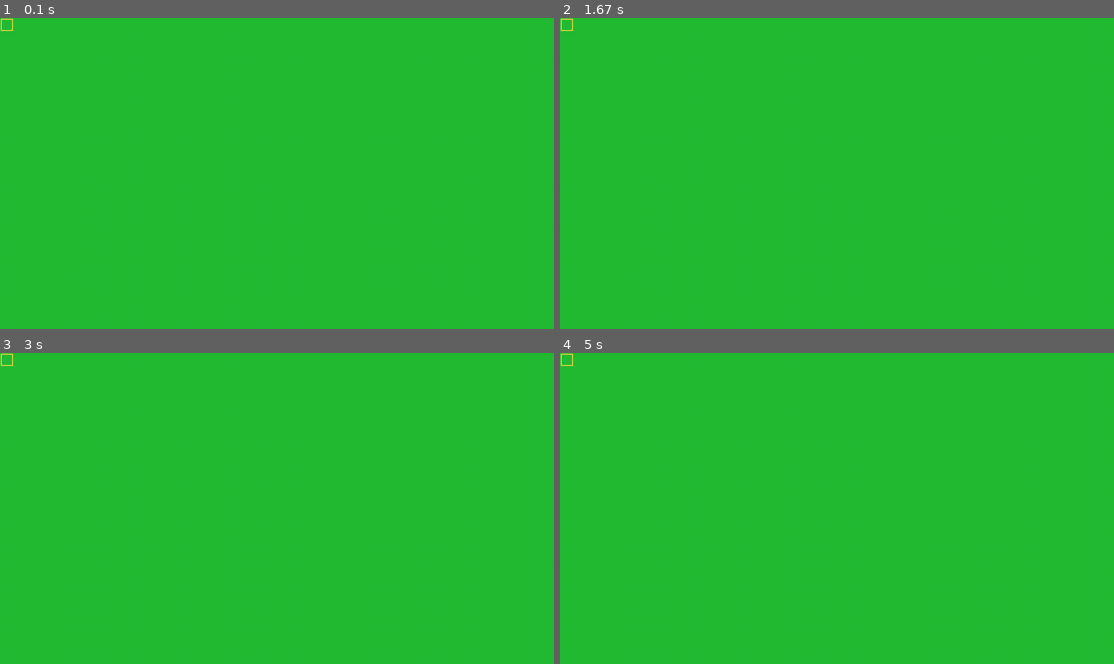
Above: before the commit, frames 1-4 (two rows, left to right).
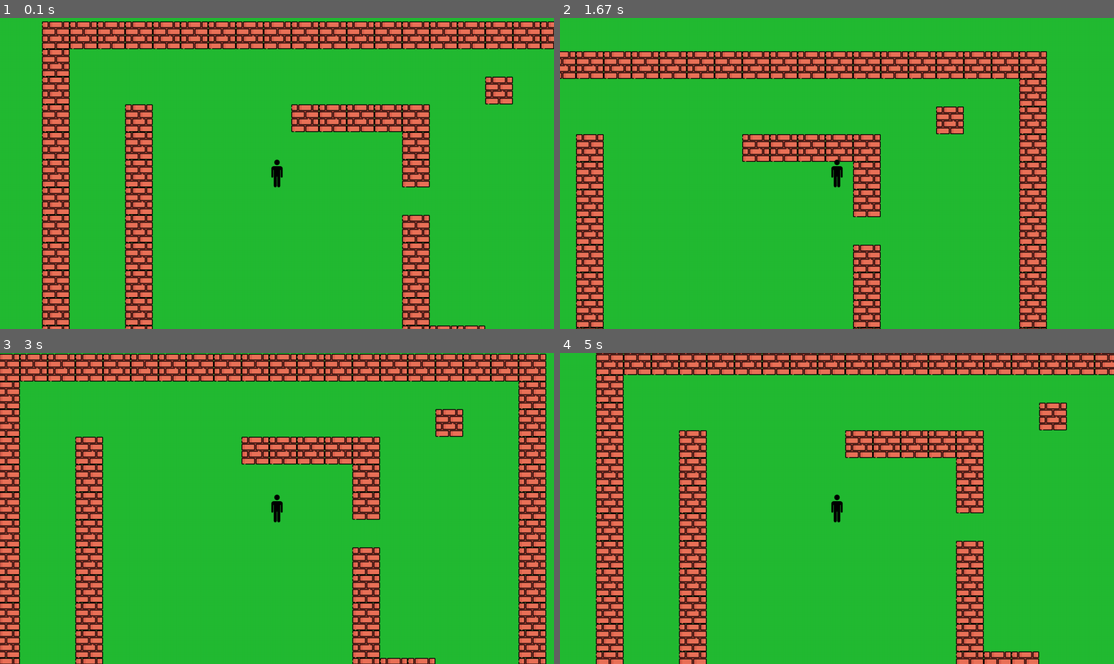
Above: after the commit, the same moments.

Repository: Cyterist/pygame_and_a_dream
Game: pygame game, started from Overworld/main.py
The game is run twice, just before and just after one commit, with the same random seed, the same clock (stepped at 60 frames per second) and the same inputs.
Inputs:
- Up to frame 1 (0.1 s): no input
- Up to frame 2 (1.67 s): hold W 0.33-0.8 s; hold Right 0.33-0.8 s; hold Right 0.83-1.3 s
- Up to frame 3 (3 s): hold Right 1.67-2.13 s; hold A 2.17-2.7 s; hold Down from 2.73 s (still down)
- Up to frame 4 (5 s): release Down at 3.03 s; hold A 3.07-3.47 s; hold Up 3.5-3.87 s; hold D 3.9-4.53 s; hold Down 4.57-4.93 s; hold A from 4.97 s (still down)

The runs differ from the first frame. In frame 1, 22% of the frame differs, in the area x 0-100%, y 0-100%; in frame 2, 20%; in frame 3, 26%, in the area x 0-99%, y 0-100%; in frame 4, 21%.

Commit message:
Basic movement and Collision

Diff:
--- a/Overworld/debug.py
+++ b/Overworld/debug.py
@@ -1,10 +1,11 @@
 import pygame
 pygame.init()
-font = pygame.font.Font(None,30)
+font = pygame.font.Font(None, 30)
 
-def debug(info,y = 10, x = 10):
-	display_surface = pygame.display.get_surface()
-	debug_surf = font.render(str(info),True,'White')
-	debug_rect = debug_surf.get_rect(topleft = (x,y))
-	pygame.draw.rect(display_surface,'Black',debug_rect)
-	display_surface.blit(debug_surf,debug_rect)
+
+def debug(info, y=10, x=10):
+    display_surface = pygame.display.get_surface()
+    debug_surf = font.render(str(info), True, 'White')
+    debug_rect = debug_surf.get_rect(topleft=(x, y))
+    pygame.draw.rect(display_surface, 'Black', debug_rect)
+    display_surface.blit(debug_surf, debug_rect)
--- a/Overworld/information.py
+++ b/Overworld/information.py
@@ -1,4 +1,6 @@
-import pygame as pg, sys, os
+import pygame as pg
+import sys
+import os
 
 # Window Information
 pg.display.set_caption('Snowball Chronicles')
@@ -12,8 +14,7 @@
 # Convert() to speed rendering time.
 background = pg.Surface(screen.get_size())
 background = background.convert()
-background.fill((35, 187, 51)) # Green
-
+background.fill((35, 187, 51))  # Green
 
 
 # End program
@@ -22,6 +23,8 @@
     sys.exit()
 
 # Load image and return image object
+
+
 def load_png(name):
     '''All icons are currently placeholders gained for free from craftpix.net'''
     os.chdir(os.path.dirname(os.path.abspath(__file__)))
@@ -37,8 +40,28 @@
         raise SystemExit
     return image, image.get_rect()
 
-# Player Information
-PLAYERMOVERATE = 90 # Approx. 14 x 8 grid movement
 
-
-WORLD_MAP = []
+# TODO import Tiled editor for bigger/easier stages and non-manual input of nested lists
+# 'x' represents a collision wall, ' ' represents open space, and 'p' is the player.
+WORLD_MAP = [
+['x','x','x','x','x','x','x','x','x','x','x','x','x','x','x','x','x','x','x','x'],
+['x',' ',' ',' ',' ',' ',' ',' ',' ',' ',' ',' ',' ',' ',' ',' ',' ',' ',' ','x'],
+['x',' ',' ',' ',' ',' ',' ',' ',' ',' ',' ',' ',' ',' ',' ',' ','x',' ',' ','x'],
+['x',' ',' ','x',' ',' ',' ',' ',' ','x','x','x','x','x',' ',' ',' ',' ',' ','x'],
+['x',' ',' ','x',' ',' ',' ',' ',' ',' ',' ',' ',' ','x',' ',' ',' ',' ',' ','x'],
+['x',' ',' ','x',' ',' ',' ',' ','p',' ',' ',' ',' ','x',' ',' ',' ',' ',' ','x'],
+['x',' ',' ','x',' ',' ',' ',' ',' ',' ',' ',' ',' ',' ',' ',' ',' ',' ',' ','x'],
+['x',' ',' ','x',' ',' ',' ',' ',' ',' ',' ',' ',' ','x',' ',' ',' ',' ',' ','x'],
+['x',' ',' ','x',' ',' ',' ',' ',' ',' ',' ',' ',' ','x',' ',' ',' ',' ',' ','x'],
+['x',' ',' ','x',' ',' ',' ',' ',' ',' ',' ',' ',' ','x',' ',' ',' ',' ',' ','x'],
+['x',' ',' ','x',' ',' ',' ',' ',' ',' ',' ',' ',' ','x',' ',' ',' ',' ',' ','x'],
+['x',' ',' ','x',' ',' ',' ',' ',' ',' ',' ',' ',' ','x','x','x',' ',' ',' ','x'],
+['x',' ',' ',' ',' ',' ',' ','x',' ','x',' ',' ',' ',' ',' ',' ',' ',' ',' ','x'],
+['x',' ',' ',' ',' ',' ','x','x','x','x','x',' ',' ',' ',' ',' ',' ',' ',' ','x'],
+['x',' ',' ',' ',' ',' ',' ','x','x','x',' ',' ',' ',' ',' ',' ',' ',' ',' ','x'],
+['x',' ',' ',' ',' ',' ',' ',' ','x',' ',' ',' ',' ',' ',' ',' ',' ',' ',' ','x'],
+['x',' ',' ',' ',' ',' ',' ',' ',' ',' ',' ',' ',' ',' ',' ',' ',' ',' ',' ','x'],
+['x',' ',' ',' ',' ',' ',' ',' ',' ',' ',' ',' ',' ',' ',' ',' ',' ',' ',' ','x'],
+['x',' ',' ',' ',' ',' ',' ',' ',' ',' ',' ',' ',' ',' ',' ',' ',' ',' ',' ','x'],
+['x','x','x','x','x','x','x','x','x','x','x','x','x','x','x','x','x','x','x','x'],
+]
--- /dev/null
+++ b/Overworld/level.py
@@ -0,0 +1,60 @@
+import pygame as pg
+from information import *
+from tileclass import Tile
+from player import Player
+from debug import debug
+
+
+class Level():
+    def __init__(self):
+
+        # get the display surface
+        self.display_surface = pg.display.get_surface()
+
+        # sprite group setup
+        self.visible_sprites = YSortedCameraGroup()
+        self.obstacle_sprites = pg.sprite.Group()
+
+        # sprite setup
+        self.create_map()
+
+    # Map reference on information.py - TODO import Tiled editor for bigger/easier stages
+    def create_map(self):
+        for row_index, row in enumerate(WORLD_MAP):
+            for col_index, col in enumerate(row):
+                x = col_index * TILESIZE
+                y = row_index * TILESIZE
+                if col == 'x':
+                    Tile((x, y), [self.visible_sprites, self.obstacle_sprites])
+                if col == 'p':
+                    self.player = Player(
+                        (x, y), [self.visible_sprites], self.obstacle_sprites)
+
+    def run(self):
+        # update and draw the game
+        self.visible_sprites.custom_draw(self.player)
+        self.visible_sprites.update()
+
+
+class YSortedCameraGroup(pg.sprite.Group):
+    def __init__(self):
+
+        # Setup
+        super().__init__()
+        self.display_surface = pg.display.get_surface()
+
+        # Middle of screen offset
+        self.half_width = self.display_surface.get_size()[0] // 2
+        self.half_height = self.display_surface.get_size()[1] // 2
+        self.offset = pg.math.Vector2()
+
+    def custom_draw(self, player):
+
+        # Offset for camera
+        self.offset.x = player.rect.centerx - self.half_width
+        self.offset.y = player.rect.centery - self.half_height
+
+        # Y-sorted collision layering, high y value overlaps
+        for sprite in sorted(self.sprites(), key=lambda sprite: sprite.rect.centery):
+            offset_pos = sprite.rect.topleft - self.offset
+            self.display_surface.blit(sprite.image, offset_pos)
--- a/Overworld/main.py
+++ b/Overworld/main.py
@@ -1,7 +1,13 @@
-import pygame as pg, sys, os
+import pygame as pg
+import sys
+import os
 from pygame.locals import *
 from information import *
 from debug import debug
+from level import Level
+
+path = r'..\Overworld\data'
+os.chdir(path)
 
 
 class Game:
@@ -9,14 +15,13 @@
         pg.init()
         self.clock = pg.time.Clock()
 
+        self.level = Level()
+
     def run(self):
         while True:
             for event in pg.event.get():
                 if event.type == pg.QUIT:
                     terminate()
-                if event.type == KEYDOWN:
-                    if event.key == [K_s] or [K_DOWN]:
-                        moveDown = True
 
             # Do logical updates here.
             # ...
@@ -25,9 +30,12 @@
             # ...
 
             screen.blit(background, (0, 0))
-            screen.blit((load_png('Frame_01.png')[0]), (0, 0))
+            self.level.run()
+
             pg.display.flip()
             self.clock.tick(FPS)
+
+
 if __name__ == '__main__':
     game = Game()
     game.run()
--- /dev/null
+++ b/Overworld/player.py
@@ -0,0 +1,72 @@
+import pygame as pg
+from information import *
+
+class Player(pg.sprite.Sprite):
+
+    def __init__(self, pos, groups, obstacle_sprites):
+        super().__init__(groups)
+        self.image = pg.image.load('Player.png').convert_alpha()
+        self.rect = self.image.get_rect(topleft = pos)
+
+        # Adjust once placeholders are not in use
+        self.hitbox = self.rect.inflate(-37, 0)
+
+        # Must normalize later
+        self.direction = pg.math.Vector2()
+
+        self.speed = 5
+        self.obstacle_sprites = obstacle_sprites
+
+    # Controls
+    def input(self):
+        keys = pg.key.get_pressed()
+
+        if keys[pg.K_UP] or keys[pg.K_w]:
+            self.direction.y = -1
+        elif keys[pg.K_DOWN] or keys[pg.K_s]:
+            self.direction.y = 1
+        else:
+            self.direction.y = 0
+
+        if keys[pg.K_RIGHT] or keys[pg.K_d]:
+            self.direction.x = 1
+        elif keys[pg.K_LEFT] or keys[pg.K_a]:
+            self.direction.x = -1
+        else:
+            self.direction.x = 0
+
+    def move(self, speed):
+        # Checking if vector has length, then setting it to 1 to keep speed equal in all directions
+        if self.direction.magnitude() != 0:
+            self.direction = self.direction.normalize()
+
+        self.hitbox.x += self.direction.x * speed
+        self.collision('horizontal')
+        self.hitbox.y += self.direction.y * speed
+        self.collision('vertical')
+        self.rect.center = self.hitbox.center
+
+
+    # This system will only work with static obstacles.
+    def collision(self, direction):
+        if direction == 'horizontal':
+            for sprite in self.obstacle_sprites:
+                if sprite.hitbox.colliderect(self.hitbox):
+                    if self.direction.x > 0: # Moving to the right
+                        self.hitbox.right = sprite.hitbox.left
+                    if self.direction.x < 0: # Moving to the left
+                        self.hitbox.left = sprite.hitbox.right
+
+        if direction == 'vertical':
+            for sprite in self.obstacle_sprites:
+                if sprite.hitbox.colliderect(self.hitbox):
+                    if self.direction.y > 0: # Moving down
+                        self.hitbox.bottom = sprite.hitbox.top
+                    if self.direction.y < 0: # Moving up
+                        self.hitbox.top = sprite.hitbox.bottom
+
+
+    def update(self):
+        # update and draw the game
+        self.input()
+        self.move(self.speed)
--- /dev/null
+++ b/Overworld/tileclass.py
@@ -0,0 +1,12 @@
+import pygame as pg
+from information import *
+
+# This is the class for collidable field objects.
+class Tile(pg.sprite.Sprite):
+	def __init__(self, pos, groups):
+		super().__init__(groups)
+		self.image = pg.image.load('wall.png').convert_alpha()
+		self.rect = self.image.get_rect(topleft = pos)
+
+		# Possible adjustment needed once placeholders not in use
+		self.hitbox = self.rect.inflate(0, -10)
Binary file changed: Overworld/data/Player.png
Binary file added: Overworld/data/wall.png
Binary file removed: you.jpg
Not shown, added: Raid_boss_battle
